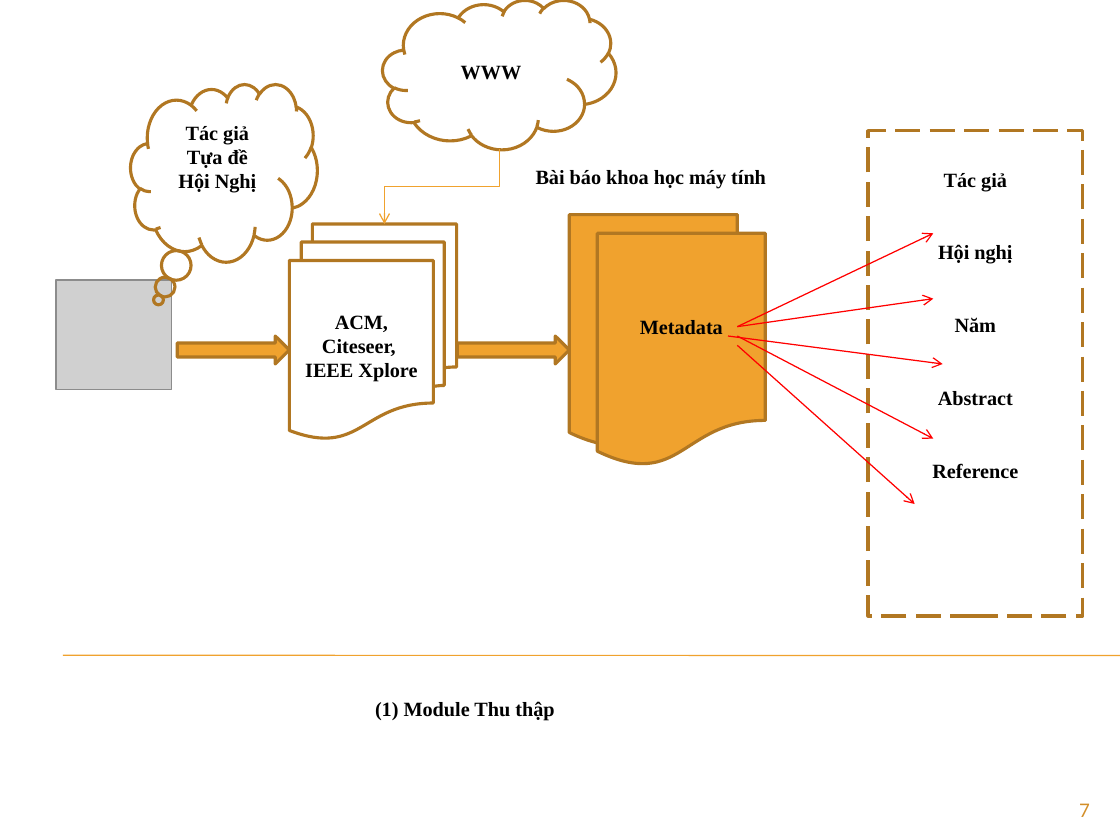
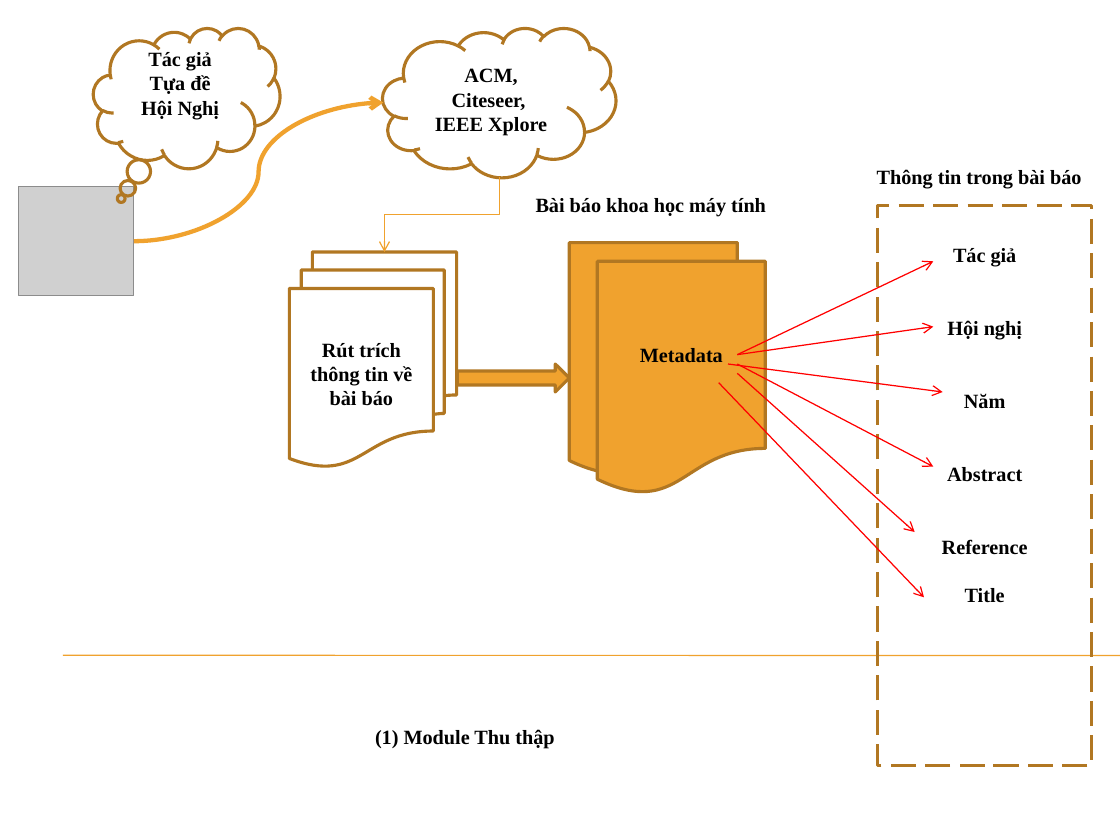
Before and after one commit to tiendv/detaitotnghiep, a slide deck: slide 7 of Outline thesis/De cuong/Slide Bao Cao.pptx. Drawn at 1120x840 pixels with LibreOffice and Linux fonts; fonts in the diff are those of the drawing; grey boxes stand for pictures; background and template pictures are left out. Boxes give left, top, right and bottom in pixels: in the first picture for what was removed or moved away, otherwise in the second. Text is boxed around its words. In the diff, an @@ line names an element or a change of style, - is before the commit and + after.

```diff
--- a/Outline thesis/De cuong/Slide Bao Cao.pptx
+++ b/Outline thesis/De cuong/Slide Bao Cao.pptx
@@ thought cloud "Tác giả": place and size @@
-thought cloud "Tác giả" at [131,84,318,262]
+thought cloud "Tác giả" at [93,28,280,168]
@@ cloud "ACM, Citeseer, IEEE Xplore": place and size @@
-cloud "ACM, Citeseer, IEEE Xplore" at [289,224,456,439]
+cloud "ACM, Citeseer, IEEE Xplore" at [383,28,616,177]
@@ cloud "ACM, Citeseer, IEEE Xplore" at [383,28,616,177]: flow chart multidocument to cloud @@
@@ cloud removed at [383,0,616,149] @@
-WWW
@@ curved arrow added from (133, 241) to (383, 103), #F0A22E 2.75 pt @@
@@ text added at [877,169,1081,188], 13 pt, text #000000, bold @@
+Thông tin trong bài báo
@@ picture: place and size @@
-picture at [56,280,171,390]
+picture at [19,187,134,297]
@@ rectangle "Tác giả": place and size @@
-rectangle "Tác giả" at [868,131,1083,616]
+rectangle "Tác giả" at [877,205,1092,765]
@@ flow chart multidocument added at [289,252,456,467], outline #B27822 2 pt, 13 pt, text #000000, bold @@
+Rút trích thông tin về bài báo
@@ arrow moved from (728, 336) - (943, 364) to (737, 355) - (933, 327) @@
@@ right arrow removed at [177,336,289,364] @@
@@ arrow added from (719, 383) to (924, 597), #FF0000 0.79 pt @@
@@ arrow moved from (737, 327) - (933, 299) to (728, 364) - (943, 392) @@
@@ 3 arrows, 2 texts, 2 flow chart documents, 1 elbow arrow, 1 right arrow: place and size @@
-3 arrows, 2 texts, 2 flow chart documents, 1 elbow arrow, 1 right arrow at [375,149,933,720]
+3 arrows, 2 texts, 2 flow chart documents, 1 elbow arrow, 1 right arrow at [375,177,933,748]
@@ text in rectangle at [965,588,1005,603]: paragraph added @@
+Title
@@ page number removed at [1079,803,1090,817] @@
-7
```
Also in this commit, not shown: 2 other slides changed, 1 slide added.
